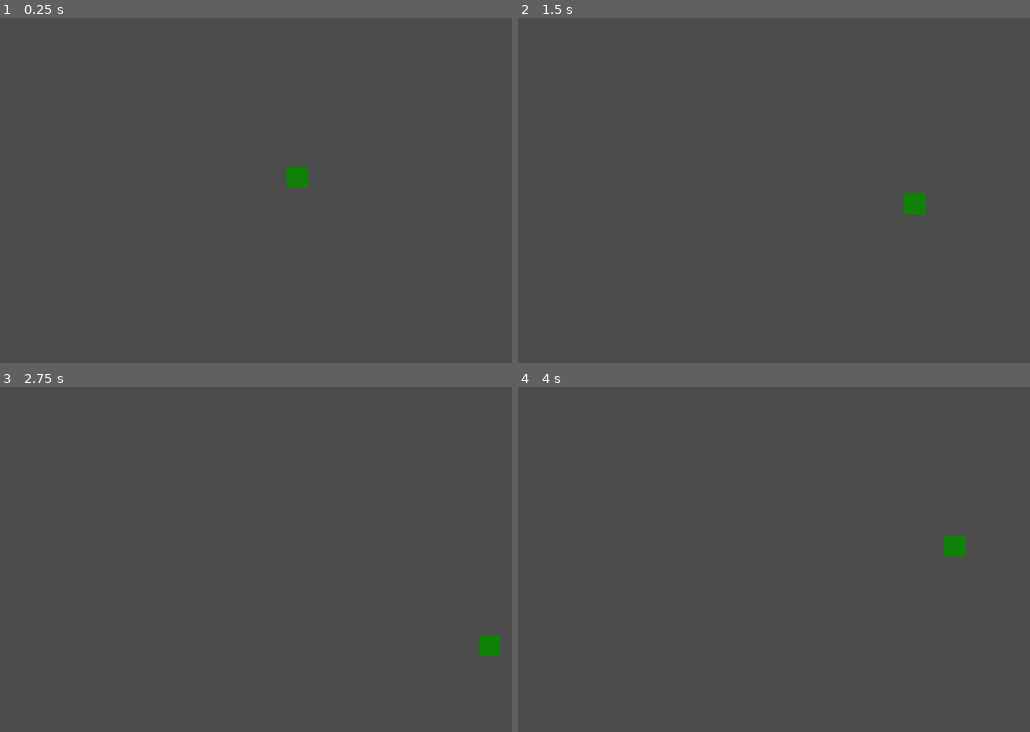
Above: before the commit, frames 1-4 (two rows, left to right).
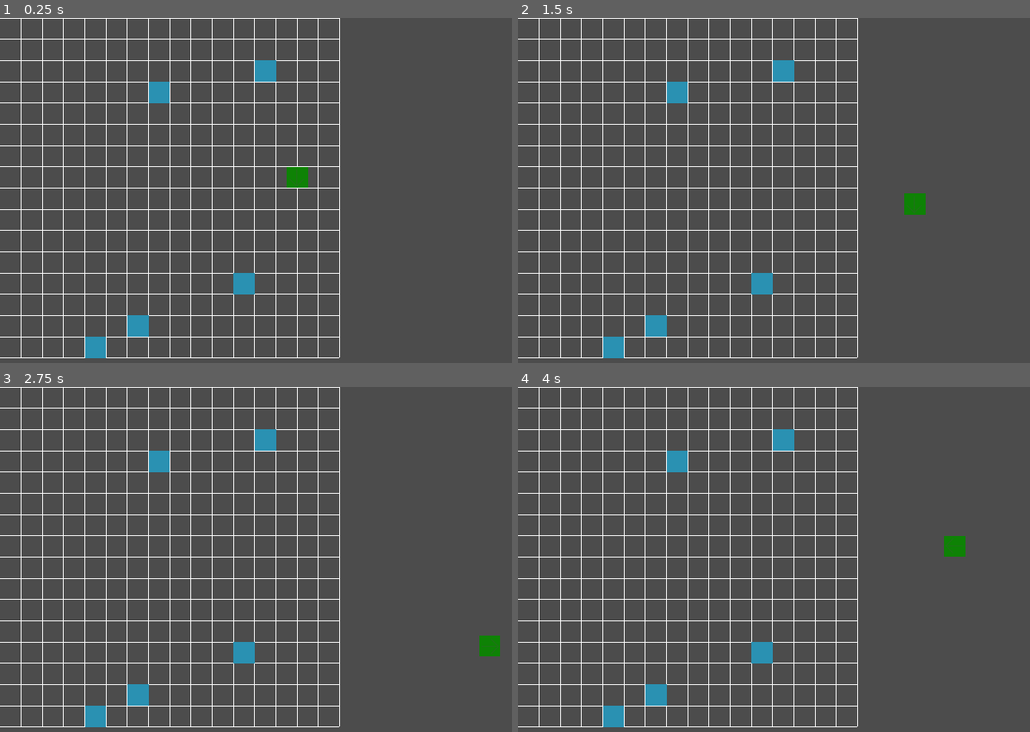
Above: after the commit, the same moments.

Repository: cctechwiz/Anamnesis
Game: Godot game, scene res://TestMain.tscn
The game is run twice, just before and just after one commit, with the same random seed, the same clock (stepped at 60 frames per second) and the same inputs.
Inputs:
- Up to frame 1 (0.25 s): no input
- Up to frame 2 (1.5 s): tap Enter at 0.5 s; hold Right (ui_right) 0.53-1.28 s; hold Down (ui_down) from 1.28 s (still down)
- Up to frame 3 (2.75 s): release Down (ui_down) at 2.03 s; hold Right (ui_right) from 2.03 s (still down)
- Up to frame 4 (4 s): release Right (ui_right) at 2.78 s; hold Up (ui_up) 2.78-3.53 s; hold Left (ui_left) from 3.53 s (still down)

The runs differ from the first frame. In frame 1, 6.1% of the frame differs, in the area x 0-67%, y 0-99%; in frame 2, 6.1%; in frame 3, 6.1%; in frame 4, 6.1%.

Commit message:
Added grid basics

Diff:
--- a/Grid.gd
+++ b/Grid.gd
@@ -1,15 +1,17 @@
 extends TileMap
 
-var tile_size := get_cell_size()
-var half_tile_size := tile_size / 2
+enum ENTITY_TYPES {PLAYER, OBSTACLE}
 
-var grid_size := Vector2(16, 16)
+var tile_size: = get_cell_size()
+var half_tile_size: = tile_size / 2
+var grid_size: = Vector2(cell_quadrant_size, cell_quadrant_size)
+
 var grid = []
 
-#onready var Obstacle = preload("")
+onready var Obstacle = preload("res://environment/obstacles/Obstacle.tscn")
 
 
-func _ready():
+func _ready() -> void:
 	for x in range(grid_size.x):
 		grid.append([])
 		for y in range(grid_size.y):
@@ -17,13 +19,15 @@
 
 	var positions = []
 	for n in range(5):
-		var grid_pos = Vector2(randi() % int(grid_size.x) - 1, randi() % int(grid_size.y) - 1)
+		var grid_pos = Vector2(randi() % int(grid_size.x), randi() % int(grid_size.y))
 		if not grid_pos in positions:
 			positions.append(grid_pos)
 
-	#for position in positions:
-		#var new_obstacle = Obstacle.instance()
-		#add_child(new_obstacle)
+	for pos in positions:
+		var new_obstacle = Obstacle.instance()
+		new_obstacle.position = map_to_world(pos) + half_tile_size
+		grid[pos.x][pos.y] = ENTITY_TYPES.OBSTACLE
+		add_child(new_obstacle)
 
 
 func is_cell_vacant():
--- /dev/null
+++ b/GridVisualizer.gd
@@ -0,0 +1,23 @@
+extends Node2D
+
+onready var grid = get_parent()
+
+const LINE_COLOR = Color(255, 255, 255)
+const LINE_WIDTH = 1
+
+
+func _ready():
+	#modulate = Color( 1, 0.2, 0, 0.2 )
+	pass
+
+
+func _draw():
+
+	for x in range(grid.cell_quadrant_size + 1):
+		var col_pos = x * grid.cell_size.x
+		var limit = grid.grid_size.y * grid.cell_size.y
+		draw_line(Vector2(col_pos, 0), Vector2(col_pos, limit), LINE_COLOR, LINE_WIDTH)
+	for y in range(grid.cell_quadrant_size + 1):
+		var row_pos = y * grid.cell_size.y
+		var limit = grid.grid_size.x * grid.cell_size.x
+		draw_line(Vector2(0, row_pos), Vector2(limit, row_pos), LINE_COLOR, LINE_WIDTH)
--- a/TestMain.tscn
+++ b/TestMain.tscn
@@ -1,10 +1,19 @@
-[gd_scene load_steps=3 format=2]
+[gd_scene load_steps=5 format=2]
 
 [ext_resource path="res://Main.gd" type="Script" id=1]
-[ext_resource path="res://characters/player/Player.tscn" type="PackedScene" id=2]
+[ext_resource path="res://Grid.gd" type="Script" id=2]
+[ext_resource path="res://GridVisualizer.gd" type="Script" id=3]
+[ext_resource path="res://characters/player/Player.tscn" type="PackedScene" id=4]
 
 [node name="TestMain" type="Node2D"]
 script = ExtResource( 1 )
 
-[node name="Player" parent="." instance=ExtResource( 2 )]
+[node name="Grid" type="TileMap" parent="."]
+format = 1
+script = ExtResource( 2 )
+
+[node name="GridVisualizer" type="Node2D" parent="Grid"]
+script = ExtResource( 3 )
+
+[node name="Player" parent="Grid" instance=ExtResource( 4 )]
 position = Vector2( 896, 480 )
--- /dev/null
+++ b/environment/obstacles/Obstacle.tscn
@@ -0,0 +1,9 @@
+[gd_scene load_steps=2 format=2]
+
+[ext_resource path="res://environment/obstacles/obstacle.png" type="Texture" id=1]
+
+[node name="Obstacle" type="Node2D"]
+
+[node name="Sprite" type="Sprite" parent="."]
+scale = Vector2( 0.5, 0.5 )
+texture = ExtResource( 1 )
Renamed: tilesets/Obstacles/obstacle.png -> environment/obstacles/obstacle.png
Not shown, changed: environment/obstacles/obstacle.png.import
